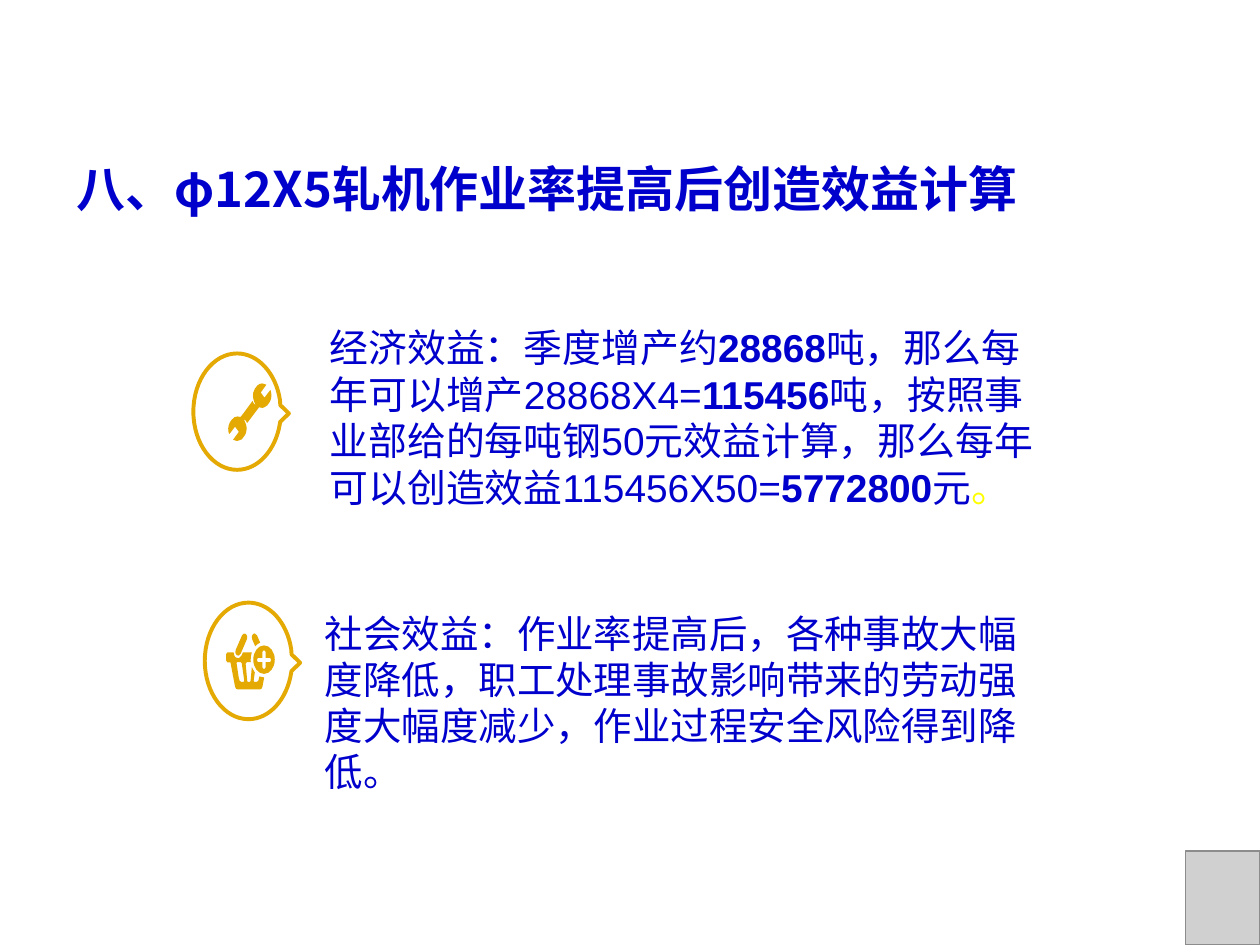
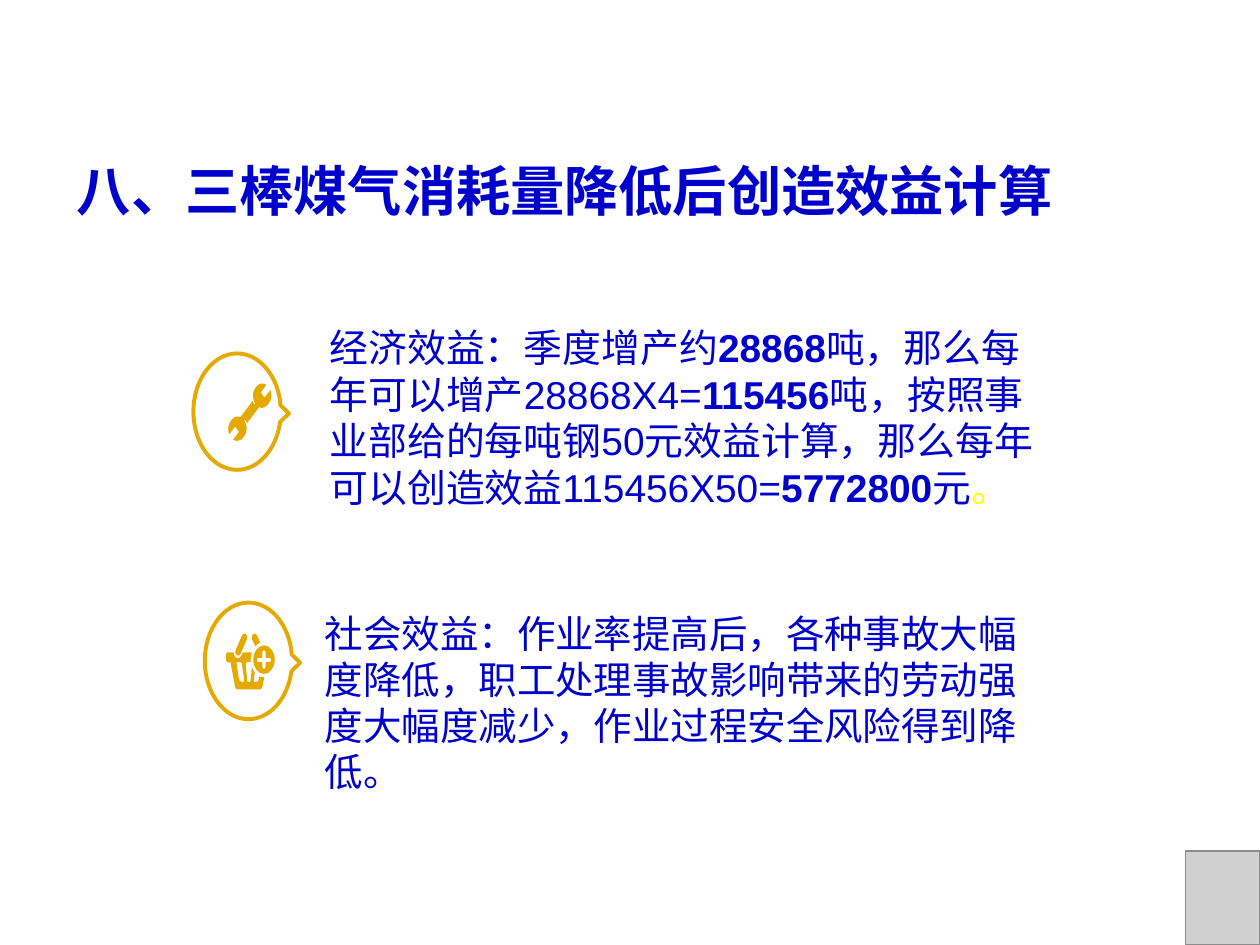
Before and after one commit to wfq1971/work_file, a slide deck: slide 31 of 2021年三棒作业区QC课题.ppt (slide 26 before the commit). Drawn at 1260x945 pixels with LibreOffice and Linux fonts; fonts in the diff are those of the drawing; grey boxes stand for pictures; background and template pictures are left out. Boxes give left, top, right and bottom in pixels: in the first picture for what was removed or moved away, otherwise in the second. Text is boxed around its words. In the diff, an @@ line names an element or a change of style, - is before the commit and + after.

```diff
--- a/2021年三棒作业区QC课题.ppt
+++ b/2021年三棒作业区QC课题.ppt
@@ text at (x1=77, y1=164, x2=1052, y2=216): text changed; size 28 to 31 pt @@
-八、φ12X5轧机作业率提高后创造效益计算
+八、三棒煤气消耗量降低后创造效益计算
```
Also in this commit, not shown: 14 other slides changed, 11 slides added, 6 slides removed.
